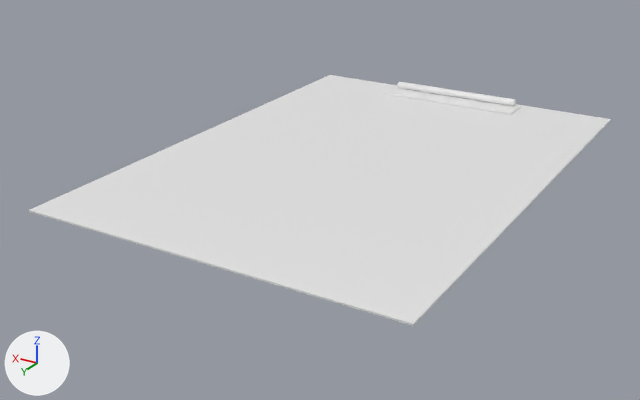
Before and after pictures for a commit that changed the FBX model HoodwinkProject/Assets/_Hoodwink/Models/mdl_FBXs/mdl_clipboard.fbx.
Before and after are seen from a 50 mm camera at (-0.276, 0.511, 0.218) aimed at (0.016, 0.024, -0.026). Every picture has the same lights, and +X, +Y and +Z are marked at lower left. Where no turn or scale is listed for an object, it has been applied to the vertices.

In view in the first picture: 'mdl_clipboard'.
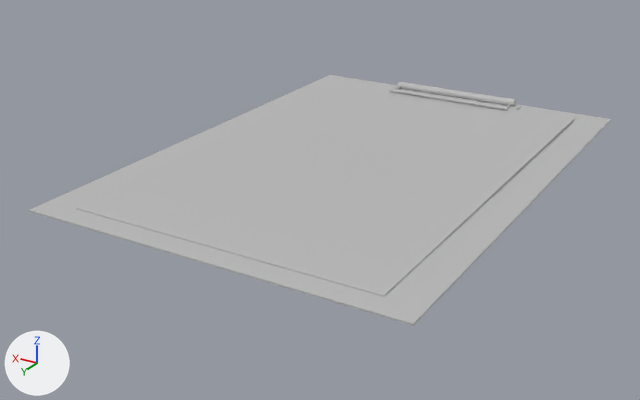
Where the newer file only moved an object's origin or applied its transform, the numbers keep the older frame.

What differs and where, as boxes [x1, y1, x2, y2] in the pictures (640 x 400 px):
```json
{"part": 1, "of": "me_cylinder_001", "change": "added", "after": [389, 89, 508, 110]}
{"part": 2, "of": "me_cylinder_001", "change": "added", "after": [76, 82, 574, 297]}
{"part": 3, "of": "me_cylinder_001", "change": "recoloured", "before": [29, 75, 611, 326], "after": [29, 75, 611, 326], "on screen": "white to grey"}
```

Edits to the scene script, one JSON object a line:
```json
{"op": "add", "block": "mat_lambert1", "code": ["mat_lambert1 = principled_material('lambert1')", "mat_lambert1.base_color = (0.5, 0.5, 0.5)  # grey #bcbcbc", "mat_lambert1.roughness = 0.553"]}
{"block": "me_cylinder_001", "where": "# used by ob_mdl_clipboard; location = (0.0, 0.0, 0.0)"}
{"op": "remove", "block": "me_cylinder_001", "code": "me_cylinder_001.from_pydata(...)  # 32 vertices, 22 faces; spans x -0.128..0.128, y -0.18..0.18, z -0.001..0.007"}
{"op": "add", "block": "me_cylinder_001", "code": "me_cylinder_001.from_pydata(...)  # 72 vertices, 50 faces; spans x -0.128..0.128, y -0.18..0.18, z -0.001..0.007"}
{"block": "me_cylinder_001", "change": "me_cylinder_001 part 1: a new loose piece, an 8-sided cylinder along x spanning x -0.0526..0.0526, y -0.1537..-0.1515, z 0.003..0.0052, in mat_lambert1 (grey #bcbcbc)"}
{"block": "me_cylinder_001", "change": "me_cylinder_001 part 2: the loose piece of 8 vertices spanning x -0.128..0.128, y -0.18..0.18, z -0.001..0.001 is copied, and the copy is scaled about its middle by (0.816, 0.903, 0.816), then moved by (0.0, 0.002, 0.001), in mat_lambert1 (grey #bcbcbc); it spans x -0.105..0.105, y -0.161..0.164, z 0.0..0.002"}
{"block": "me_cylinder_001", "change": "me_cylinder_001 part 3: 22 faces spanning x -0.128..0.128, y -0.18..0.18, z -0.001..0.007 switch from no material to mat_lambert1 (grey #bcbcbc)"}
```
